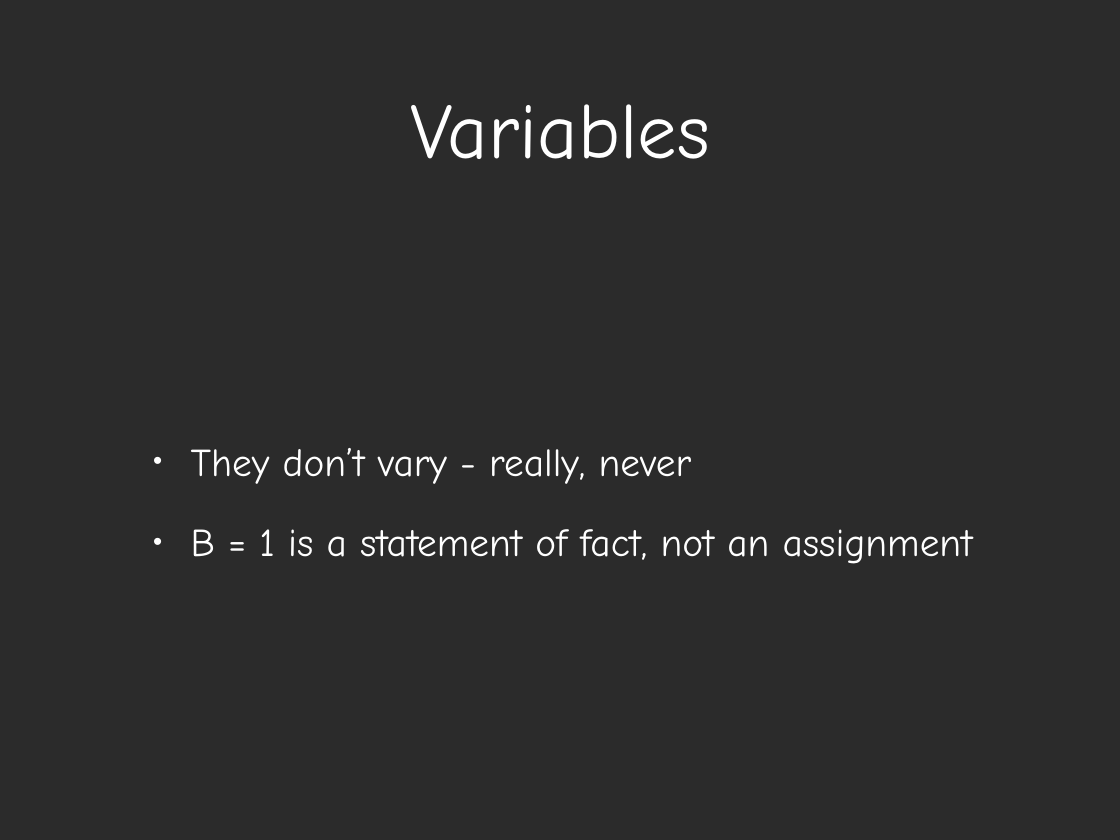
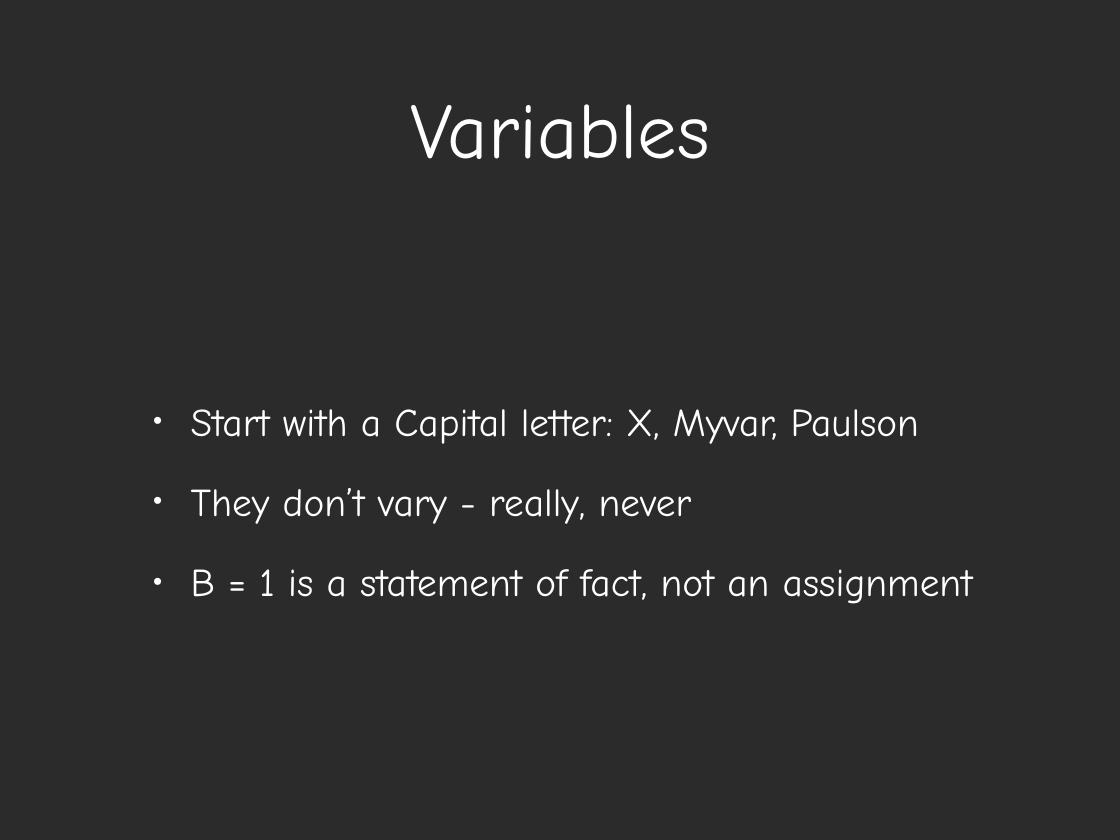
Before and after one commit to btedev/erlang_md5crack, a slide deck: slide 14 of presentation/Erlang.ppt (slide 13 before the commit). Drawn at 1120x840 pixels with LibreOffice and Linux fonts; fonts in the diff are those of the drawing; background and template pictures are left out; a plain dark background stands for a picture behind light text. Boxes give left, top, right and bottom in pixels: in the first picture for what was removed or moved away, otherwise in the second. Text is boxed around its words. In the diff, an @@ line names an element or a change of style, - is before the commit and + after.

Commit message:
updated presentations, removed unecessary variable from pwd

```diff
--- a/presentation/Erlang.ppt
+++ b/presentation/Erlang.ppt
@@ text at (191,409,919,444): paragraph added @@
+• Start with a Capital letter: X, Myvar, Paulson
```
Also in this commit, not shown: 11 other slides changed, 4 slides added, 15 other files.
